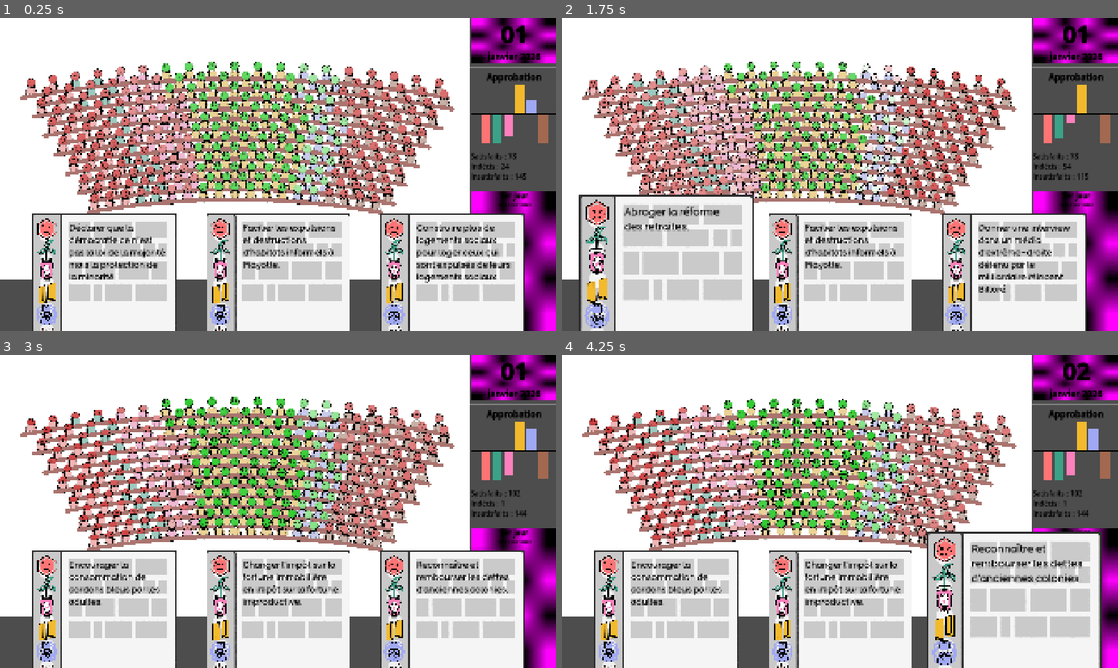
Above: before the commit, frames 1-4 (two rows, left to right).
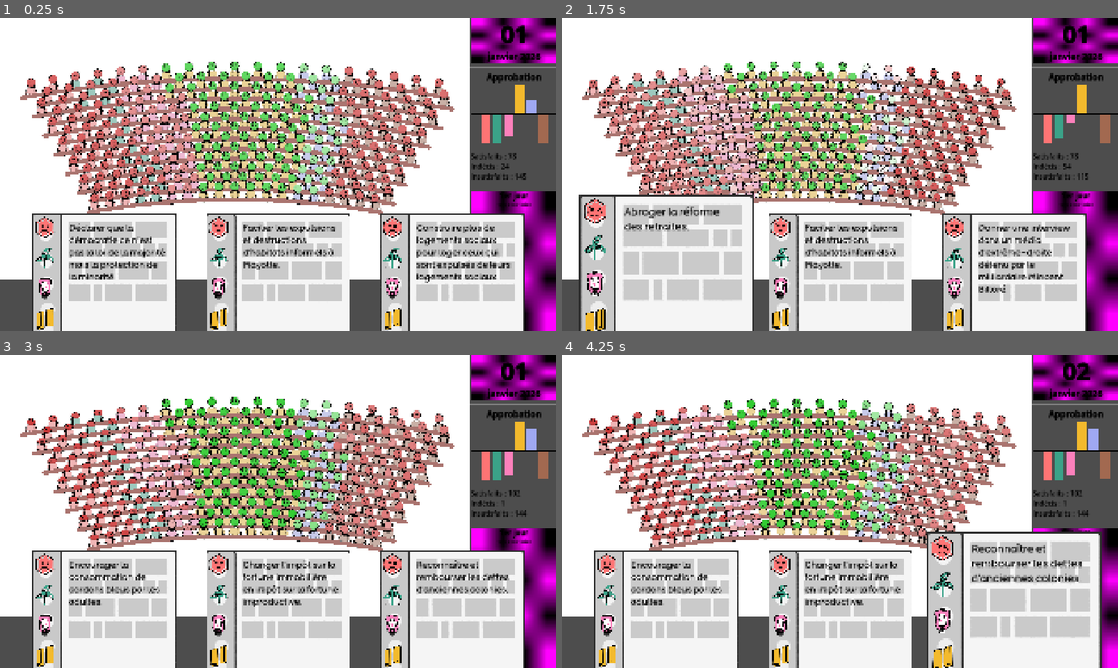
Above: after the commit, the same moments.

Repository: remimorvan/assemblee-nationale-simulator
Game: Godot game, scene res://scenes/game.tscn
The game is run twice, just before and just after one commit, with the same random seed, the same clock (stepped at 60 frames per second) and the same inputs.
Inputs (mouse positions are in pixels of both pictures, inside the frame that each line leads up to):
- Up to frame 1 (0.25 s): no input
- Up to frame 2 (1.75 s): tap Enter at 0.5 s; move the mouse to (1073, 115) at 0.52 s; click (1073, 115) at 0.67 s; tap Space at 1.25 s; move the mouse to (667, 309) at 1.27 s; click (667, 309) at 1.42 s
- Up to frame 3 (3 s): move the mouse to (278, 646) at 2.02 s; click (278, 646) at 2.17 s; move the mouse to (450, 646) at 2.77 s; click (450, 646) at 2.92 s
- Up to frame 4 (4.25 s): click (1012, 646) at 3.67 s

The runs differ from the first frame. In frame 1, 2.3% of the frame differs, in the area x 6-73%, y 63-100%; in frame 2, 2.6%; in frame 3, 2.3%; in frame 4, 2.6%, in the area x 6-71%, y 57-100%.

Commit message:
PlusMinus sur les cartes

Diff:
--- a/scenes/card.tscn
+++ b/scenes/card.tscn
@@ -1,21 +1,23 @@
-[gd_scene load_steps=21 format=3 uid="uid://b7jidntt07fi4"]
+[gd_scene load_steps=23 format=3 uid="uid://b7jidntt07fi4"]
 
 [ext_resource type="Script" uid="uid://ddn50b8k2q78u" path="res://scripts/card.gd" id="1_d81rb"]
-[ext_resource type="Texture2D" uid="uid://dmccpgsxbcxdg" path="res://assets/card/card_mockup.png" id="2_6u4wf"]
+[ext_resource type="Texture2D" uid="uid://bpgwpo35t1t1b" path="res://assets/card/card_mockup.png" id="2_6u4wf"]
 [ext_resource type="Shader" uid="uid://cdf3y6rge0qjs" path="res://assets/shader/card.gdshader" id="2_xjciw"]
-[ext_resource type="Texture2D" uid="uid://ixf4p0ltgjmg" path="res://assets/card/logos/lfi_back.png" id="3_42b55"]
-[ext_resource type="Texture2D" uid="uid://d3o7aasw3i1q4" path="res://assets/card/logos/lfi_line.png" id="4_xjciw"]
-[ext_resource type="Texture2D" uid="uid://cc4yddk7esw3c" path="res://assets/card/logos/eco_back.png" id="5_54seb"]
-[ext_resource type="Texture2D" uid="uid://b44ican76mjdh" path="res://assets/card/logos/eco_line.png" id="6_v23hl"]
-[ext_resource type="Texture2D" uid="uid://ctlaib2j778p3" path="res://assets/card/logos/soc_back.png" id="7_3ydx5"]
-[ext_resource type="Texture2D" uid="uid://bpufl3yrfw0wq" path="res://assets/card/logos/soc_line.png" id="8_xuy1i"]
-[ext_resource type="Texture2D" uid="uid://l37t3hvexhkd" path="res://assets/card/logos/macron_back.png" id="9_rywyy"]
-[ext_resource type="Texture2D" uid="uid://djyp5wpr4c0p3" path="res://assets/card/logos/macron_line.png" id="10_le4ky"]
-[ext_resource type="Texture2D" uid="uid://bl1kc2vappia3" path="res://assets/card/logos/lr_back.png" id="11_125j1"]
-[ext_resource type="Texture2D" uid="uid://dnadrrcp5ix6d" path="res://assets/card/logos/lr_line.png" id="12_b834i"]
-[ext_resource type="Texture2D" uid="uid://donf4a7r825i3" path="res://assets/card/logos/facho_back.png" id="13_07urr"]
-[ext_resource type="Texture2D" uid="uid://cm2evyhf53cxp" path="res://assets/card/logos/facho_line.png" id="14_l85n3"]
-[ext_resource type="FontFile" uid="uid://ci1ffpjq1k6tn" path="res://assets/card/BadComic-Regular.ttf" id="16_54seb"]
+[ext_resource type="Texture2D" uid="uid://o7q6j4sxiami" path="res://assets/card/logos/lfi_back.png" id="3_42b55"]
+[ext_resource type="Texture2D" uid="uid://c2wefqcb2f2ua" path="res://assets/card/logos/lfi_line.png" id="4_xjciw"]
+[ext_resource type="Texture2D" uid="uid://2givsr6ka0vp" path="res://assets/card/logos/eco_back.png" id="5_54seb"]
+[ext_resource type="Texture2D" uid="uid://c3eyjoheexyle" path="res://assets/card/plus.png" id="6_3ydx5"]
+[ext_resource type="Texture2D" uid="uid://b3164qe0r4g80" path="res://assets/card/logos/eco_line.png" id="6_v23hl"]
+[ext_resource type="Texture2D" uid="uid://dsidf2e6fuk3" path="res://assets/card/logos/soc_back.png" id="7_3ydx5"]
+[ext_resource type="Texture2D" uid="uid://bprjg4nljtncb" path="res://assets/card/minus.png" id="7_xuy1i"]
+[ext_resource type="Texture2D" uid="uid://qoop8klbndld" path="res://assets/card/logos/soc_line.png" id="8_xuy1i"]
+[ext_resource type="Texture2D" uid="uid://bjlncmprlb7fb" path="res://assets/card/logos/macron_back.png" id="9_rywyy"]
+[ext_resource type="Texture2D" uid="uid://ds85be2vbh1kq" path="res://assets/card/logos/macron_line.png" id="10_le4ky"]
+[ext_resource type="Texture2D" uid="uid://do0vreksar2wb" path="res://assets/card/logos/lr_back.png" id="11_125j1"]
+[ext_resource type="Texture2D" uid="uid://0kxsunno8eb3" path="res://assets/card/logos/lr_line.png" id="12_b834i"]
+[ext_resource type="Texture2D" uid="uid://cm5thuavdro24" path="res://assets/card/logos/facho_back.png" id="13_07urr"]
+[ext_resource type="Texture2D" uid="uid://r81rgy07crw3" path="res://assets/card/logos/facho_line.png" id="14_l85n3"]
+[ext_resource type="FontFile" uid="uid://cewqm3af8k8sr" path="res://assets/card/BadComic-Regular.ttf" id="16_54seb"]
 
 [sub_resource type="ShaderMaterial" id="ShaderMaterial_54seb"]
 resource_local_to_scene = true
@@ -52,72 +54,255 @@
 material = SubResource("ShaderMaterial_54seb")
 texture = ExtResource("2_6u4wf")
 
-[node name="Logos" type="VBoxContainer" parent="Sprite2D"]
-offset_left = -236.0
-offset_top = -310.0
-offset_right = 34.0
-offset_bottom = 1971.0
+[node name="MarginContainer" type="MarginContainer" parent="Sprite2D"]
+offset_left = -242.0
+offset_top = -315.0
+offset_right = 84.0
+offset_bottom = 2022.0
 scale = Vector2(0.27, 0.27)
 
-[node name="lfi" type="TextureRect" parent="Sprite2D/Logos" groups=["card_asset"]]
+[node name="Logos" type="VBoxContainer" parent="Sprite2D/MarginContainer"]
+layout_mode = 2
+
+[node name="lfi" type="HBoxContainer" parent="Sprite2D/MarginContainer/Logos"]
+layout_mode = 2
+size_flags_vertical = 3
+
+[node name="back" type="TextureRect" parent="Sprite2D/MarginContainer/Logos/lfi" groups=["card_asset"]]
 material = SubResource("ShaderMaterial_xjciw")
 layout_mode = 2
 texture = ExtResource("3_42b55")
-
-[node name="lfi" type="TextureRect" parent="Sprite2D/Logos/lfi" groups=["card_asset"]]
+stretch_mode = 2
+
+[node name="line" type="TextureRect" parent="Sprite2D/MarginContainer/Logos/lfi/back" groups=["card_asset"]]
 material = SubResource("ShaderMaterial_xjciw")
 layout_mode = 0
 texture = ExtResource("4_xjciw")
-
-[node name="eco" type="TextureRect" parent="Sprite2D/Logos" groups=["card_asset"]]
+stretch_mode = 2
+
+[node name="PlusMinus" type="VBoxContainer" parent="Sprite2D/MarginContainer/Logos/lfi"]
+layout_mode = 2
+size_flags_vertical = 4
+
+[node name="plus1" type="TextureRect" parent="Sprite2D/MarginContainer/Logos/lfi/PlusMinus"]
+visible = false
+layout_mode = 2
+texture = ExtResource("6_3ydx5")
+
+[node name="plus2" type="TextureRect" parent="Sprite2D/MarginContainer/Logos/lfi/PlusMinus"]
+visible = false
+layout_mode = 2
+texture = ExtResource("6_3ydx5")
+
+[node name="minus1" type="TextureRect" parent="Sprite2D/MarginContainer/Logos/lfi/PlusMinus"]
+visible = false
+layout_mode = 2
+texture = ExtResource("7_xuy1i")
+
+[node name="minus2" type="TextureRect" parent="Sprite2D/MarginContainer/Logos/lfi/PlusMinus"]
+visible = false
+layout_mode = 2
+texture = ExtResource("7_xuy1i")
+
+[node name="eco" type="HBoxContainer" parent="Sprite2D/MarginContainer/Logos"]
+layout_mode = 2
+size_flags_vertical = 3
+
+[node name="back" type="TextureRect" parent="Sprite2D/MarginContainer/Logos/eco" groups=["card_asset"]]
 material = SubResource("ShaderMaterial_xjciw")
 layout_mode = 2
 texture = ExtResource("5_54seb")
-
-[node name="eco" type="TextureRect" parent="Sprite2D/Logos/eco" groups=["card_asset"]]
+stretch_mode = 2
+
+[node name="line" type="TextureRect" parent="Sprite2D/MarginContainer/Logos/eco/back" groups=["card_asset"]]
 material = SubResource("ShaderMaterial_xjciw")
 layout_mode = 0
 texture = ExtResource("6_v23hl")
-
-[node name="soc" type="TextureRect" parent="Sprite2D/Logos" groups=["card_asset"]]
+stretch_mode = 2
+
+[node name="PlusMinus" type="VBoxContainer" parent="Sprite2D/MarginContainer/Logos/eco"]
+layout_mode = 2
+size_flags_vertical = 4
+
+[node name="plus1" type="TextureRect" parent="Sprite2D/MarginContainer/Logos/eco/PlusMinus"]
+visible = false
+layout_mode = 2
+texture = ExtResource("6_3ydx5")
+
+[node name="plus2" type="TextureRect" parent="Sprite2D/MarginContainer/Logos/eco/PlusMinus"]
+visible = false
+layout_mode = 2
+texture = ExtResource("6_3ydx5")
+
+[node name="minus1" type="TextureRect" parent="Sprite2D/MarginContainer/Logos/eco/PlusMinus"]
+visible = false
+layout_mode = 2
+texture = ExtResource("7_xuy1i")
+
+[node name="minus2" type="TextureRect" parent="Sprite2D/MarginContainer/Logos/eco/PlusMinus"]
+visible = false
+layout_mode = 2
+texture = ExtResource("7_xuy1i")
+
+[node name="soc" type="HBoxContainer" parent="Sprite2D/MarginContainer/Logos"]
+layout_mode = 2
+size_flags_vertical = 3
+
+[node name="back" type="TextureRect" parent="Sprite2D/MarginContainer/Logos/soc" groups=["card_asset"]]
 material = SubResource("ShaderMaterial_xjciw")
 layout_mode = 2
 texture = ExtResource("7_3ydx5")
-
-[node name="soc" type="TextureRect" parent="Sprite2D/Logos/soc" groups=["card_asset"]]
+stretch_mode = 2
+
+[node name="line" type="TextureRect" parent="Sprite2D/MarginContainer/Logos/soc/back" groups=["card_asset"]]
 material = SubResource("ShaderMaterial_xjciw")
 layout_mode = 0
 texture = ExtResource("8_xuy1i")
-
-[node name="macron" type="TextureRect" parent="Sprite2D/Logos" groups=["card_asset"]]
+stretch_mode = 2
+
+[node name="PlusMinus" type="VBoxContainer" parent="Sprite2D/MarginContainer/Logos/soc"]
+layout_mode = 2
+size_flags_vertical = 4
+
+[node name="plus1" type="TextureRect" parent="Sprite2D/MarginContainer/Logos/soc/PlusMinus"]
+visible = false
+layout_mode = 2
+texture = ExtResource("6_3ydx5")
+
+[node name="plus2" type="TextureRect" parent="Sprite2D/MarginContainer/Logos/soc/PlusMinus"]
+visible = false
+layout_mode = 2
+texture = ExtResource("6_3ydx5")
+
+[node name="minus1" type="TextureRect" parent="Sprite2D/MarginContainer/Logos/soc/PlusMinus"]
+visible = false
+layout_mode = 2
+texture = ExtResource("7_xuy1i")
+
+[node name="minus2" type="TextureRect" parent="Sprite2D/MarginContainer/Logos/soc/PlusMinus"]
+visible = false
+layout_mode = 2
+texture = ExtResource("7_xuy1i")
+
+[node name="macron" type="HBoxContainer" parent="Sprite2D/MarginContainer/Logos"]
+layout_mode = 2
+size_flags_vertical = 3
+
+[node name="back" type="TextureRect" parent="Sprite2D/MarginContainer/Logos/macron" groups=["card_asset"]]
 material = SubResource("ShaderMaterial_xjciw")
 layout_mode = 2
 texture = ExtResource("9_rywyy")
-
-[node name="macron" type="TextureRect" parent="Sprite2D/Logos/macron" groups=["card_asset"]]
+stretch_mode = 2
+
+[node name="line" type="TextureRect" parent="Sprite2D/MarginContainer/Logos/macron/back" groups=["card_asset"]]
 material = SubResource("ShaderMaterial_xjciw")
 layout_mode = 0
 texture = ExtResource("10_le4ky")
-
-[node name="lr" type="TextureRect" parent="Sprite2D/Logos" groups=["card_asset"]]
+stretch_mode = 2
+
+[node name="PlusMinus" type="VBoxContainer" parent="Sprite2D/MarginContainer/Logos/macron"]
+layout_mode = 2
+size_flags_vertical = 4
+
+[node name="plus1" type="TextureRect" parent="Sprite2D/MarginContainer/Logos/macron/PlusMinus"]
+visible = false
+layout_mode = 2
+texture = ExtResource("6_3ydx5")
+
+[node name="plus2" type="TextureRect" parent="Sprite2D/MarginContainer/Logos/macron/PlusMinus"]
+visible = false
+layout_mode = 2
+texture = ExtResource("6_3ydx5")
+
+[node name="minus1" type="TextureRect" parent="Sprite2D/MarginContainer/Logos/macron/PlusMinus"]
+visible = false
+layout_mode = 2
+texture = ExtResource("7_xuy1i")
+
+[node name="minus2" type="TextureRect" parent="Sprite2D/MarginContainer/Logos/macron/PlusMinus"]
+visible = false
+layout_mode = 2
+texture = ExtResource("7_xuy1i")
+
+[node name="lr" type="HBoxContainer" parent="Sprite2D/MarginContainer/Logos"]
+layout_mode = 2
+size_flags_vertical = 3
+
+[node name="back" type="TextureRect" parent="Sprite2D/MarginContainer/Logos/lr" groups=["card_asset"]]
 material = SubResource("ShaderMaterial_xjciw")
 layout_mode = 2
 texture = ExtResource("11_125j1")
-
-[node name="lr" type="TextureRect" parent="Sprite2D/Logos/lr" groups=["card_asset"]]
+stretch_mode = 2
+
+[node name="line" type="TextureRect" parent="Sprite2D/MarginContainer/Logos/lr/back" groups=["card_asset"]]
 material = SubResource("ShaderMaterial_xjciw")
 layout_mode = 0
 texture = ExtResource("12_b834i")
-
-[node name="fachos" type="TextureRect" parent="Sprite2D/Logos" groups=["card_asset"]]
+stretch_mode = 2
+
+[node name="PlusMinus" type="VBoxContainer" parent="Sprite2D/MarginContainer/Logos/lr"]
+layout_mode = 2
+size_flags_vertical = 4
+
+[node name="plus1" type="TextureRect" parent="Sprite2D/MarginContainer/Logos/lr/PlusMinus"]
+visible = false
+layout_mode = 2
+texture = ExtResource("6_3ydx5")
+
+[node name="plus2" type="TextureRect" parent="Sprite2D/MarginContainer/Logos/lr/PlusMinus"]
+visible = false
+layout_mode = 2
+texture = ExtResource("6_3ydx5")
+
+[node name="minus1" type="TextureRect" parent="Sprite2D/MarginContainer/Logos/lr/PlusMinus"]
+visible = false
+layout_mode = 2
+texture = ExtResource("7_xuy1i")
+
+[node name="minus2" type="TextureRect" parent="Sprite2D/MarginContainer/Logos/lr/PlusMinus"]
+visible = false
+layout_mode = 2
+texture = ExtResource("7_xuy1i")
+
+[node name="rn" type="HBoxContainer" parent="Sprite2D/MarginContainer/Logos"]
+layout_mode = 2
+size_flags_vertical = 3
+
+[node name="back" type="TextureRect" parent="Sprite2D/MarginContainer/Logos/rn" groups=["card_asset"]]
 material = SubResource("ShaderMaterial_xjciw")
 layout_mode = 2
 texture = ExtResource("13_07urr")
-
-[node name="fachos" type="TextureRect" parent="Sprite2D/Logos/fachos" groups=["card_asset"]]
+stretch_mode = 2
+
+[node name="line" type="TextureRect" parent="Sprite2D/MarginContainer/Logos/rn/back" groups=["card_asset"]]
 material = SubResource("ShaderMaterial_xjciw")
 layout_mode = 0
 texture = ExtResource("14_l85n3")
+stretch_mode = 2
+
+[node name="PlusMinus" type="VBoxContainer" parent="Sprite2D/MarginContainer/Logos/rn"]
+layout_mode = 2
+size_flags_vertical = 4
+
+[node name="plus1" type="TextureRect" parent="Sprite2D/MarginContainer/Logos/rn/PlusMinus"]
+visible = false
+layout_mode = 2
+texture = ExtResource("6_3ydx5")
+
+[node name="plus2" type="TextureRect" parent="Sprite2D/MarginContainer/Logos/rn/PlusMinus"]
+visible = false
+layout_mode = 2
+texture = ExtResource("6_3ydx5")
+
+[node name="minus1" type="TextureRect" parent="Sprite2D/MarginContainer/Logos/rn/PlusMinus"]
+visible = false
+layout_mode = 2
+texture = ExtResource("7_xuy1i")
+
+[node name="minus2" type="TextureRect" parent="Sprite2D/MarginContainer/Logos/rn/PlusMinus"]
+visible = false
+layout_mode = 2
+texture = ExtResource("7_xuy1i")
 
 [node name="CollisionShape2D" type="CollisionShape2D" parent="."]
 visible = false
